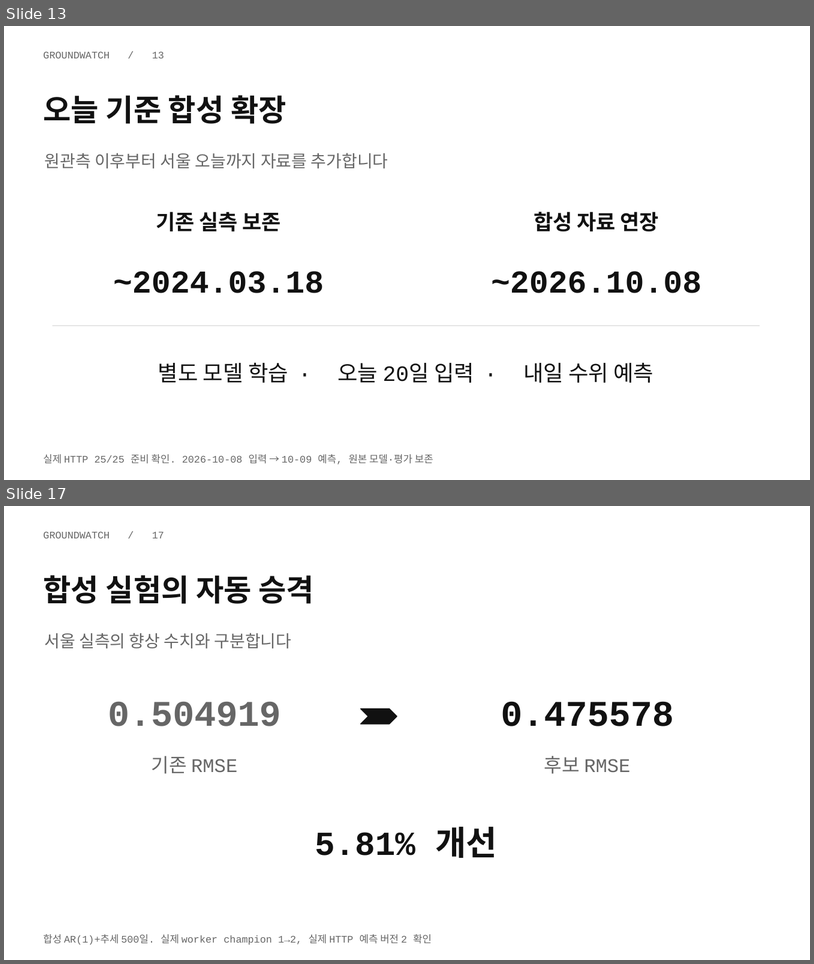
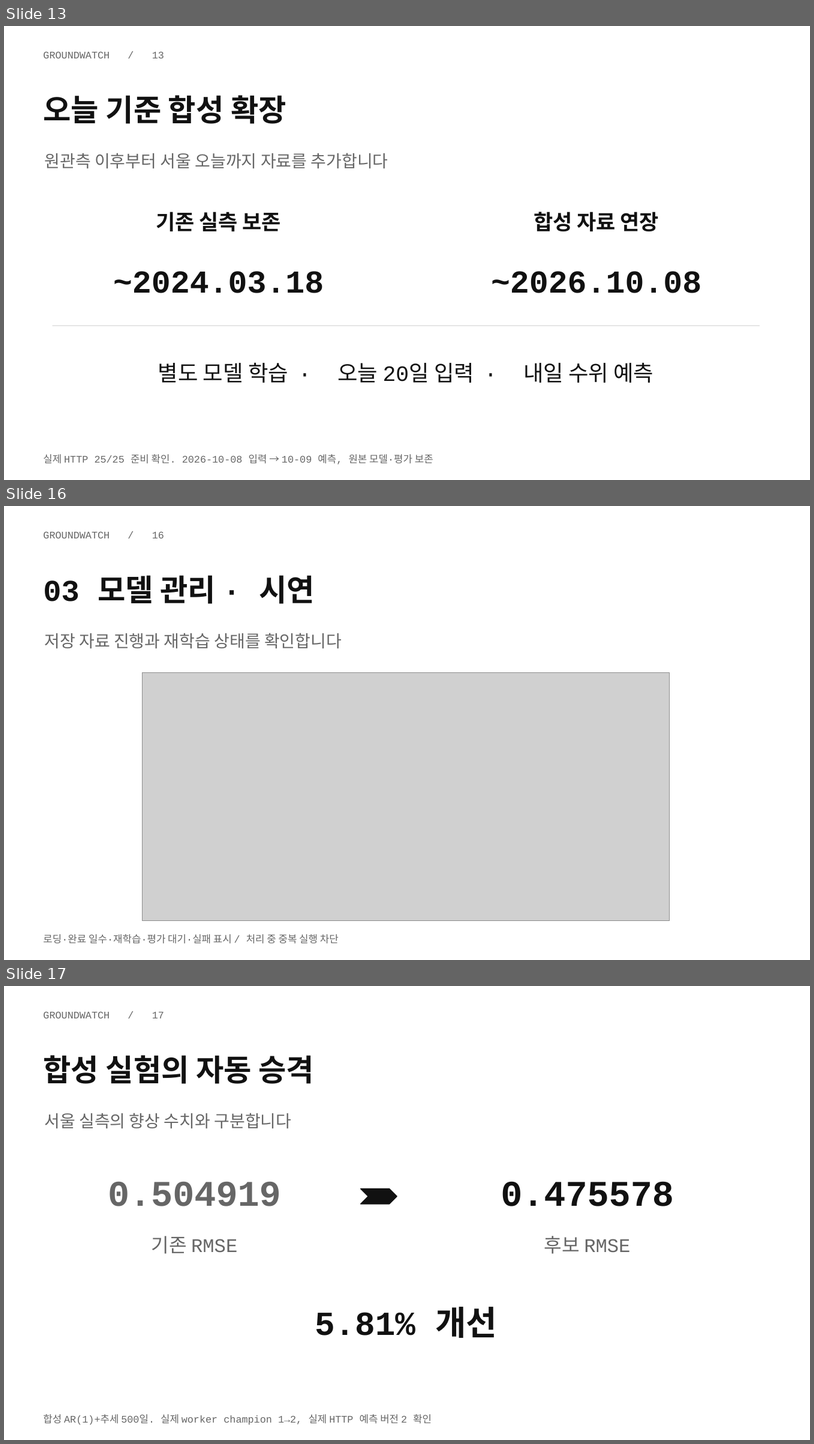
Before and after one commit to skala-aiops/GROUNDWATCH, a slide deck: output/skill-comparison/anthropic-pptx/AIOps_조별 과제_광주_3반_GroundWatch.pptx. Shown one above the other, each under a label of ours: slides 13 and 17 before the commit, slides 13, 16 and 17 after it; the slides between them are not shown. The pictures are 814x964 and 814x1444 pixels, drawn with LibreOffice and Linux fonts; fonts in the diff are those of the drawing; grey boxes stand for pictures. Boxes give left, top, right and bottom in pixels: in the first picture for what was removed or moved away, otherwise in the second. Text is boxed around its words. In the diff, an @@ line names an element or a change of style, - is before the commit and + after.

Commit message:
docs: 최신 화면과 비교 표시 기준으로 기획서와 발표자료 동기화

```diff
--- a/output/skill-comparison/anthropic-pptx/AIOps_조별 과제_광주_3반_GroundWatch.pptx
+++ b/output/skill-comparison/anthropic-pptx/AIOps_조별 과제_광주_3반_GroundWatch.pptx
@@ slide 16 added at box(4, 506, 810, 960), background #FFFFFF @@
@@ text added at box(43, 532, 164, 538), 12 pt, text #666666 @@
+GROUNDWATCH / 16
@@ text added at box(43, 575, 315, 604), 36 pt, text #111111, bold @@
+03 모델 관리 · 시연
@@ text added at box(45, 633, 342, 648), 20 pt, text #666666 @@
+저장 자료 진행과 재학습 상태를 확인합니다
@@ picture added at box(143, 672, 670, 921) @@
@@ text added at box(43, 934, 339, 943), 12 pt, text #666666 @@
+로딩·완료 일수·재학습·평가 대기·실패 표시 / 처리 중 중복 실행 차단
```
Also in this commit, not shown: 2 slides changed, 1 slide removed, 58 other files.
